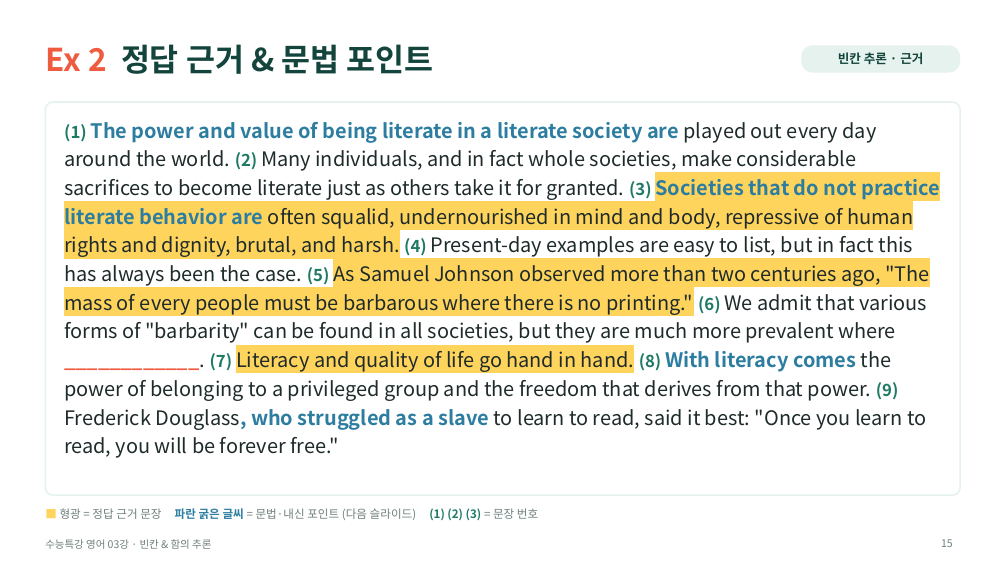
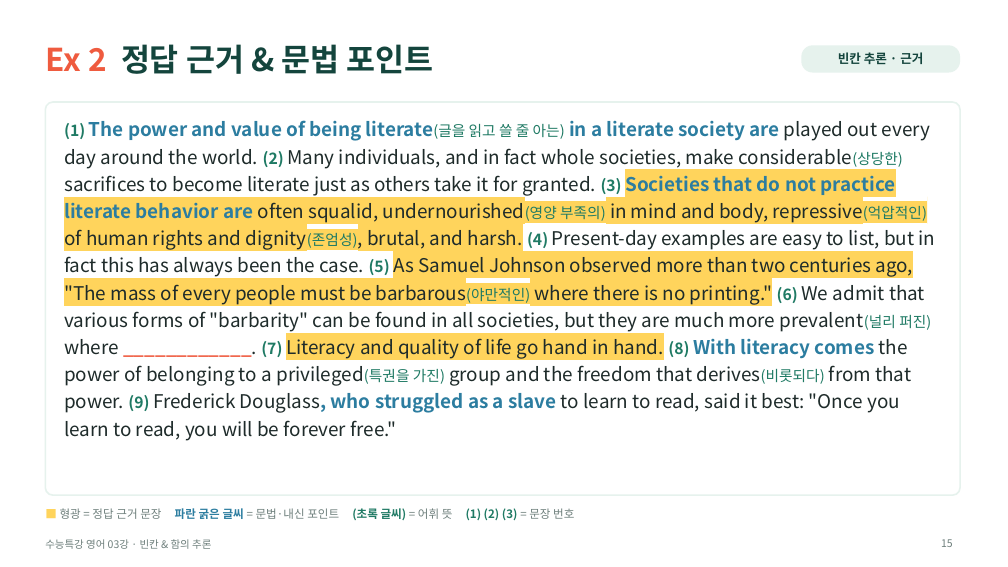
Before and after one commit to HUFSDavid/HUFSDavid, a slide deck: slide 15 of 수능특강_영어_03강_수업PPT.pptx. Drawn at 1008x567 pixels with LibreOffice and Linux fonts; fonts in the diff are those of the drawing. Boxes give left, top, right and bottom in pixels: in the first picture for what was removed or moved away, otherwise in the second. Text is boxed around its words. In the diff, an @@ line names an element or a change of style, - is before the commit and + after.

```diff
--- a/수능특강_영어_03강_수업PPT.pptx
+++ b/수능특강_영어_03강_수업PPT.pptx
@@ text at (64, 120, 936, 441): text changed; size 19 to 18 pt @@
-(1) The power and value of being literate in a literate society are played out every day around the world. (2) Many individuals, and in fact whole societies, make considerable sacrifices to become literate just as others take it for granted. (3) Societies that do not practice literate behavior are often squalid, undernourished in mind and body, repressive of human rights and dignity, brutal, and harsh. (4) Present-day examples are easy to list, but in fact this has always been the case. (5) As Samuel Johnson observed more than two centuries ago, "The mass of every people must be barbarous where there is no printing." (6) We admit that various forms of "barbarity" can be found in all societies, but they are much more prevalent where ____________. (7) Literacy and quality of life go hand in hand. (8) With literacy comes the power of belonging to a privileged group and the freedom that derives from that power. (9) Frederick Douglass, who struggled as a slave to learn to read, said it best: "Once you learn to read, you will be forever free."
+(1) The power and value of being literate(글을 읽고 쓸 줄 아는) in a literate society are played out every day around the world. (2) Many individuals, and in fact whole societies, make considerable(상당한) sacrifices to become literate just as others take it for granted. (3) Societies that do not practice literate behavior are often squalid, undernourished(영양 부족의) in mind and body, repressive(억압적인) of human rights and dignity(존엄성), brutal, and harsh. (4) Present-day examples are easy to list, but in fact this has always been the case. (5) As Samuel Johnson observed more than two centuries ago, "The mass of every people must be barbarous(야만적인) where there is no printing." (6) We admit that various forms of "barbarity" can be found in all societies, but they are much more prevalent(널리 퍼진) where ____________. (7) Literacy and quality of life go hand in hand. (8) With literacy comes the power of belonging to a privileged(특권을 가진) group and the freedom that derives(비롯되다) from that power. (9) Frederick Douglass, who struggled as a slave to learn to read, said it best: "Once you learn to read, you will be forever free."
@@ text at (60, 508, 574, 520): text changed @@
-■ 형광 = 정답 근거 문장 파란 굵은 글씨 = 문법·내신 포인트 (다음 슬라이드) (1) (2) (3) = 문장 번호
+■ 형광 = 정답 근거 문장 파란 굵은 글씨 = 문법·내신 포인트 (초록 글씨) = 어휘 뜻 (1) (2) (3) = 문장 번호
```
Also in this commit, not shown: 11 other slides changed.
